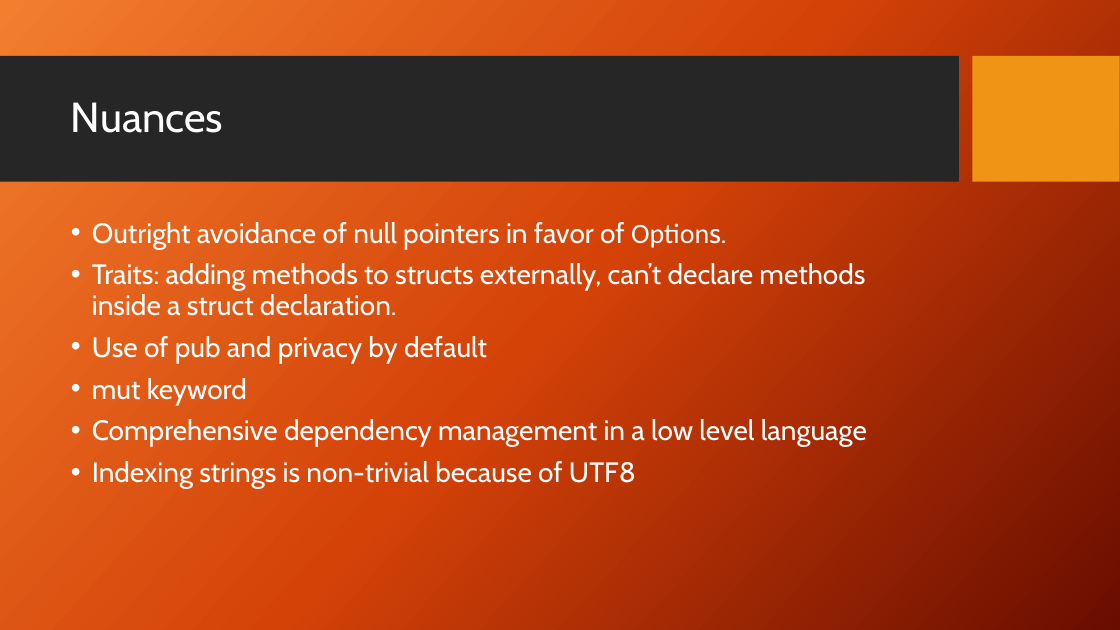
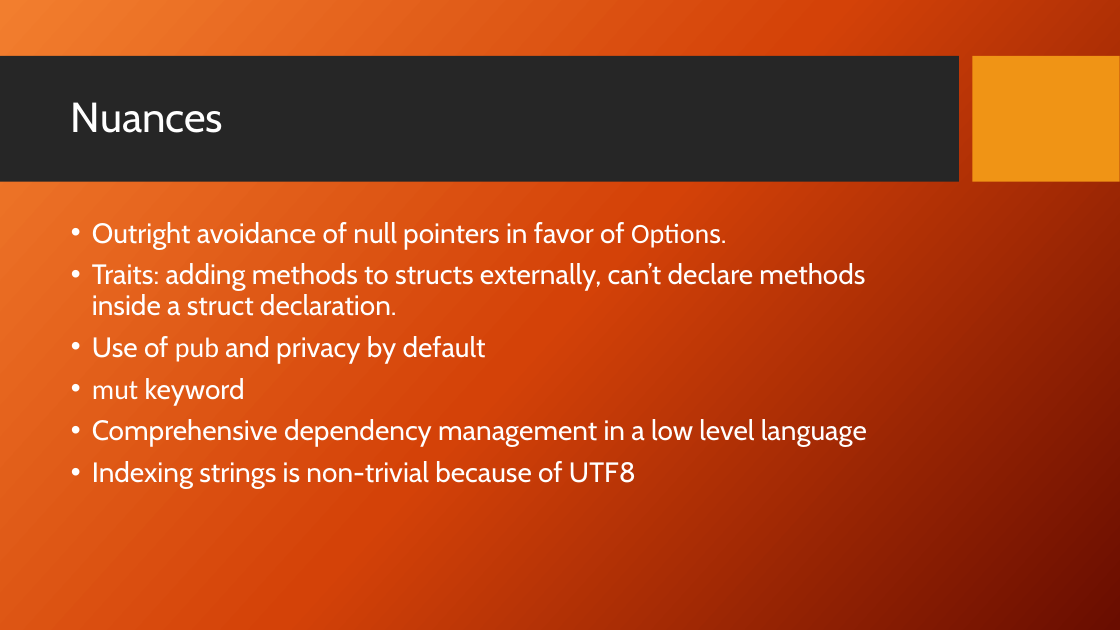
Before and after one commit to DaniloHP/csc372project1, a slide deck: slide 28 of Rust.pptx. Drawn at 1120x630 pixels with LibreOffice and Linux fonts; fonts in the diff are those of the drawing; background and template pictures are left out. Boxes give left, top, right and bottom in pixels: in the first picture for what was removed or moved away, otherwise in the second. Text is boxed around its words. In the diff, an @@ line names an element or a change of style, - is before the commit and + after.

Commit message:
embed fonts

```diff
--- a/Rust.pptx
+++ b/Rust.pptx
@@ text at [92,336,486,405]: font Cabin to Calibri in "pub", "mut" @@
```
